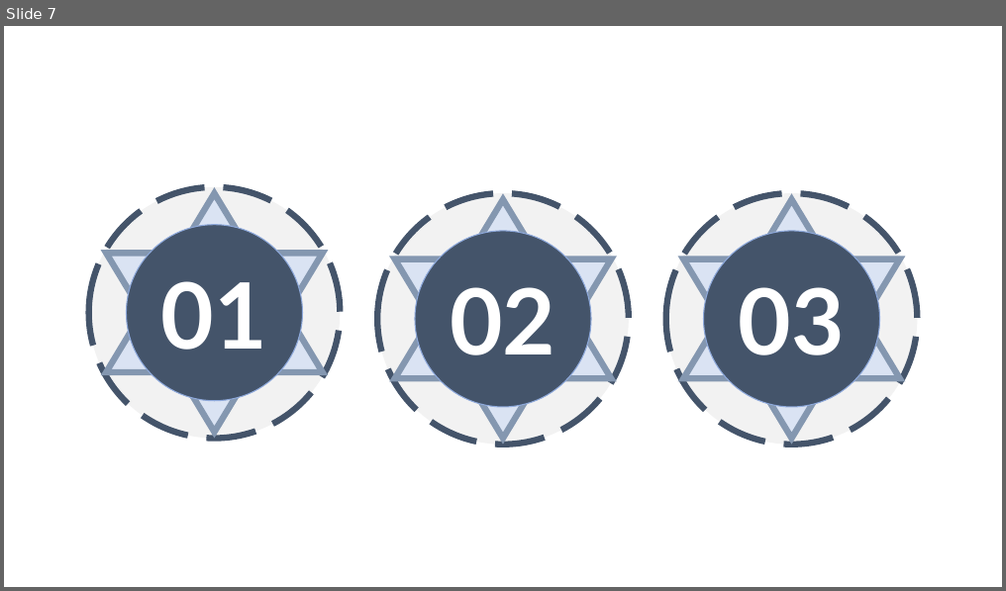
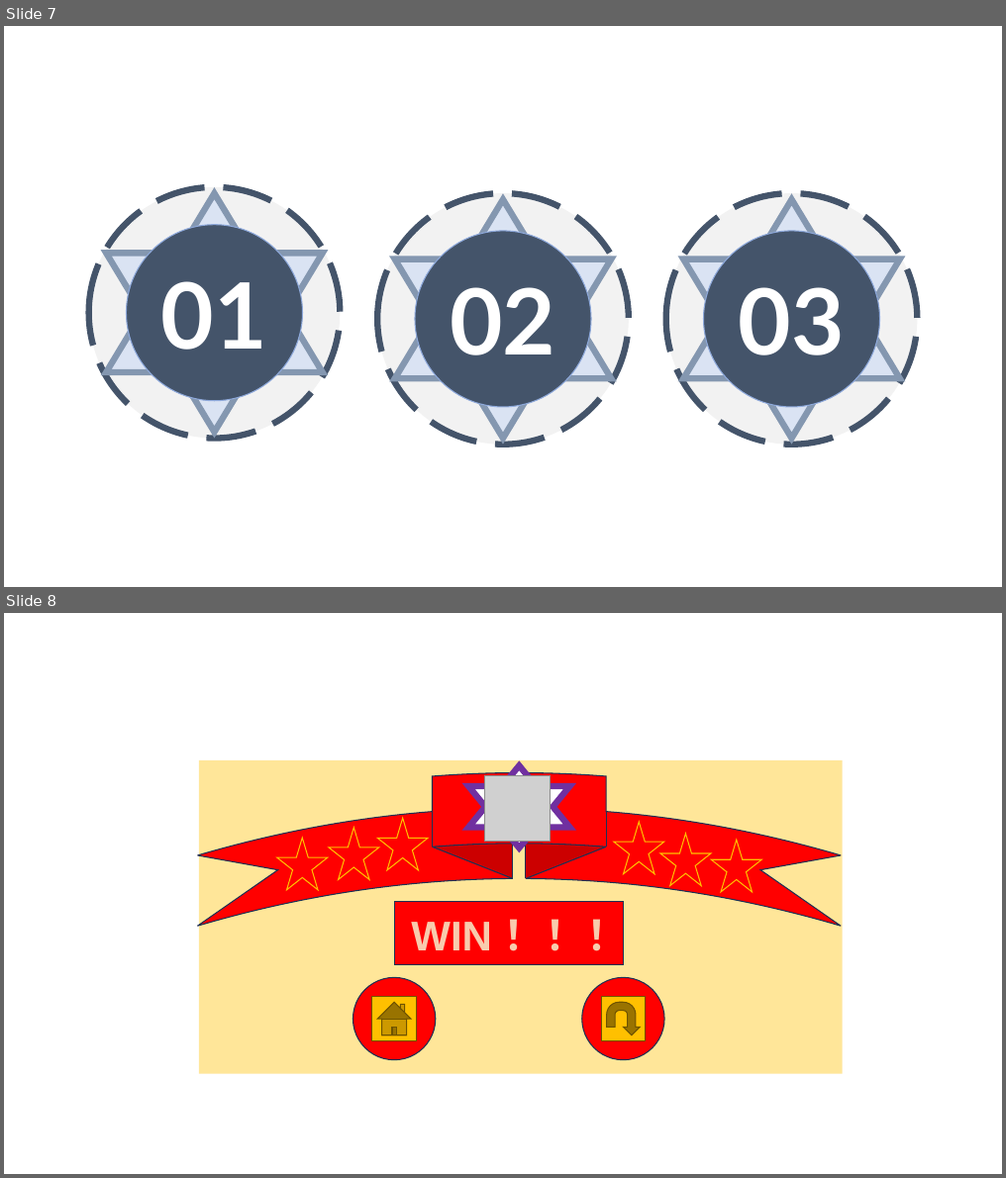
Before and after one commit to CBDT-JWT/EESDC2024-TOP, a slide deck: pics/paintings.pptx. Shown one above the other, each under a label of ours: slide 7 before the commit, slides 7 and 8 after it. The pictures are 1006x591 and 1006x1178 pixels, drawn with LibreOffice and Linux fonts; fonts in the diff are those of the drawing; grey boxes stand for pictures. Boxes give left, top, right and bottom in pixels: in the first picture for what was removed or moved away, otherwise in the second. Text is boxed around its words. In the diff, an @@ line names an element or a change of style, - is before the commit and + after.

```diff
--- a/pics/paintings.pptx
+++ b/pics/paintings.pptx
@@ slide 8 added at box(4, 613, 1002, 1174), background #FFFFFF @@
@@ rectangle added at box(199, 761, 843, 1074), fill #FFE699 @@
@@ ellipse ribbon added at box(198, 773, 842, 927), fill #FF0000, outline #1E3256 1 pt @@
@@ star added at box(469, 765, 570, 848), fill #FFFFFF, outline #7030A0 6 pt @@
@@ picture added at box(484, 775, 549, 841) @@
@@ star added at box(377, 818, 428, 870), outline #FFC000 1 pt @@
@@ star added at box(277, 838, 328, 890), outline #FFC000 1 pt @@
@@ star added at box(329, 828, 379, 880), outline #FFC000 1 pt @@
@@ star added at box(614, 822, 664, 874), outline #FFC000 1 pt @@
@@ star added at box(660, 834, 711, 886), outline #FFC000 1 pt @@
@@ star added at box(712, 840, 761, 892), outline #FFC000 1 pt @@
@@ rectangle added at box(394, 902, 623, 964), fill #FF0000, outline #1E3256 1 pt @@
@@ text added at box(411, 922, 492, 951), 40 pt, text #F8CBAD, bold @@
+WIN ！！！
@@ ellipse added at box(352, 977, 436, 1059), fill #FF0000, outline #1E3256 1 pt @@
@@ action button home added at box(372, 997, 417, 1042), fill #FFC000, outline #705400 1 pt @@
@@ ellipse added at box(582, 977, 664, 1059), fill #FF0000, outline #1E3256 1 pt @@
@@ action button return added at box(601, 997, 646, 1042), fill #FFC000, outline #705400 1 pt @@
```
Also in this commit, not shown: 2 other slides added, 17 other files.
